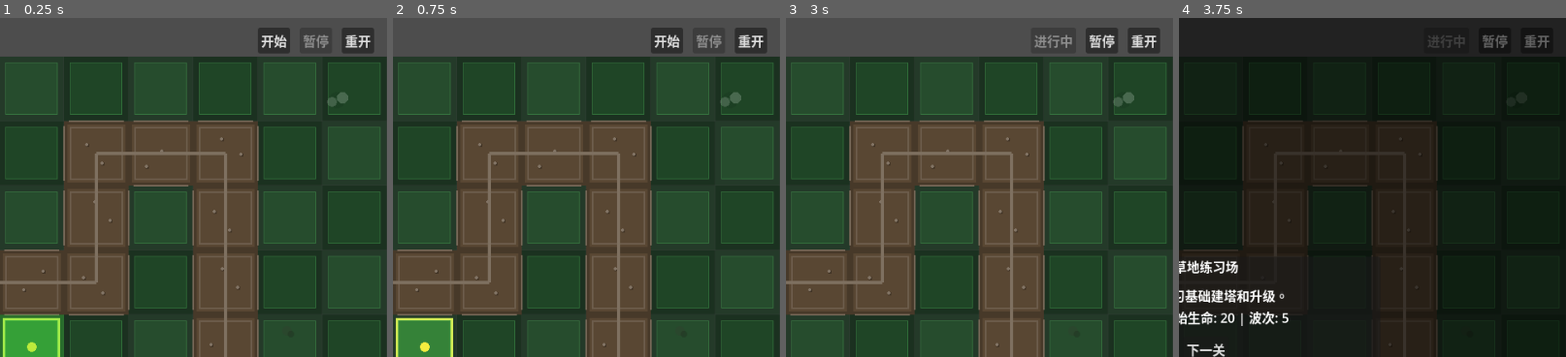
Above: before the commit, frames 1-4 (left to right).
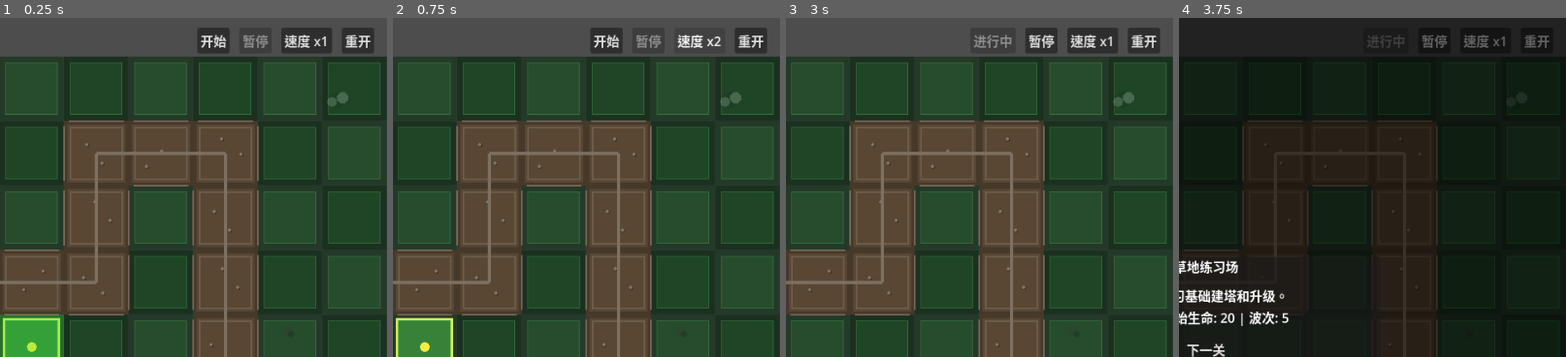
Above: after the commit, the same moments.

Repository: liang04/TowerDefense
Game: Godot game, scene res://scenes/main.tscn
Same seed, same stepped clock (60 frames per second), same inputs: the game is played once before the commit and once after it.
Inputs (mouse positions are % of the whole screen's width and height, from its top left):
- Up to frame 1 (0.25 s): no input
- Up to frame 2 (0.75 s): click (90, 3) at 0.5 s, where only the run after the commit has a clickable "速度 x1"
- Up to frame 3 (3 s): click (90, 3) at 1.25 s, where only the run after the commit has a clickable "速度 x2"; click (90, 3) at 2 s, where only the run after the commit has a clickable "速度 x3"; click "开始" at 2.75 s
- Up to frame 4 (3.75 s): click "关卡" at 3.5 s
The pictures show only the part of the screen within x 50-100%, y 0-50%; the shares and areas given below are measured in that part.

The runs differ from the first frame. In frame 1, 1.4% of the frame differs, in the area x 51-85%, y 2-11%; in frame 2, 1.3%; in frame 3, 0.9%; in frame 4, 0.5%.

Commit message:
feat: 新增游戏加速键（1x/2x/3x 快进）
通过 Engine.time_scale 统一加速移动、塔冷却、刷怪定时器与波次节奏。
F 键或顶部栏速度按钮在 1x→2x→3x 间循环，速度随关卡/重开保留。

Diff:
--- a/scenes/main.tscn
+++ b/scenes/main.tscn
@@ -86,6 +86,10 @@
 layout_mode = 2
 disabled = true
 text = "暂停"
+
+[node name="SpeedButton" type="Button" parent="HUD/MarginContainer/VBoxContainer/TopBar"]
+layout_mode = 2
+text = "速度 x1"
 
 [node name="RestartButton" type="Button" parent="HUD/MarginContainer/VBoxContainer/TopBar"]
 layout_mode = 2
--- a/scripts/game_manager.gd
+++ b/scripts/game_manager.gd
@@ -16,6 +16,7 @@
 signal tower_selection_changed(tower_type: String)
 signal sfx_requested(sfx_name: String)
 signal level_changed(level_index: int, level_name: String)
+signal game_speed_changed(speed: float)
 
 ## ---- 常量 ----
 const CELL_SIZE := 80       # 网格单元像素大小
@@ -28,6 +29,9 @@
 const LEVEL_RANGE_BONUS_PER_LEVEL := 14.0    # 每级射程加成（像素）
 const LEVEL_COOLDOWN_SCALE_PER_LEVEL := 0.12 # 每级冷却缩减比例
 const MIN_COOLDOWN := 0.18                    # 冷却时间下限（秒）
+
+## 可选的游戏速度倍率（快进），按顺序循环切换
+const GAME_SPEEDS: Array[float] = [1.0, 2.0, 3.0]
 
 const ENEMY_TYPE_NAMES := {
 	"grunt": "普通怪",
@@ -87,6 +91,7 @@
 var current_wave: int = 0
 var enemies_killed: int = 0
 var enemies_leaked: int = 0
+var game_speed_index: int = 0
 
 ## 网格占用表：key = Vector2i(列, 行), value = true 表示已占用
 var occupied_cells: Dictionary = {}
@@ -284,6 +289,20 @@
 func request_sfx(sfx_name: String) -> void:
 	sfx_requested.emit(sfx_name)
 
+## 当前游戏速度倍率
+func get_game_speed() -> float:
+	return GAME_SPEEDS[game_speed_index]
+
+## 循环切换游戏速度（1x → 2x → 3x → 1x），通过 Engine.time_scale 统一加速
+## 移动、冷却、刷怪定时器、波次倒计时与间隔
+func cycle_game_speed() -> void:
+	game_speed_index = (game_speed_index + 1) % GAME_SPEEDS.size()
+	_apply_time_scale()
+	game_speed_changed.emit(get_game_speed())
+
+func _apply_time_scale() -> void:
+	Engine.time_scale = get_game_speed()
+
 func reset_game() -> void:
 	_apply_level_settings()
 	is_game_over = false
--- a/scripts/hud.gd
+++ b/scripts/hud.gd
@@ -28,6 +28,7 @@
 @onready var level_select_button: Button = $MarginContainer/VBoxContainer/TopBar/LevelSelectButton
 @onready var start_wave_button: Button = $MarginContainer/VBoxContainer/TopBar/StartWaveButton
 @onready var pause_button: Button = $MarginContainer/VBoxContainer/TopBar/PauseButton
+@onready var speed_button: Button = $MarginContainer/VBoxContainer/TopBar/SpeedButton
 @onready var restart_button: Button = $MarginContainer/VBoxContainer/TopBar/RestartButton
 @onready var resume_button: Button = $Overlay/PausePanel/PauseBox/ResumeButton
 @onready var restart_pause_button: Button = $Overlay/PausePanel/PauseBox/RestartPauseButton
@@ -64,11 +65,13 @@
 	GameManager.game_won.connect(_on_game_won)
 	GameManager.tower_selection_changed.connect(_on_tower_selection_changed)
 	GameManager.level_changed.connect(_on_level_changed)
+	GameManager.game_speed_changed.connect(_on_game_speed_changed)
 
 	start_button.pressed.connect(_on_start_pressed)
 	level_select_button.pressed.connect(_on_level_select_pressed)
 	start_wave_button.pressed.connect(_on_start_pressed)
 	pause_button.pressed.connect(_on_pause_pressed)
+	speed_button.pressed.connect(_on_speed_pressed)
 	restart_button.pressed.connect(_on_restart_pressed)
 	resume_button.pressed.connect(_on_resume_pressed)
 	restart_pause_button.pressed.connect(_on_restart_pressed)
@@ -113,8 +116,9 @@
 	_update_enemy_legend()
 	_update_level_text()
 	_update_selected_tower_text()
+	_update_speed_button(GameManager.get_game_speed())
 	set_start_wave_available(true)
-	message_label.text = "点击按钮或 1/2/3 选塔，左键建造或选中塔，可点按钮升级/出售"
+	message_label.text = "点击按钮或 1/2/3 选塔，左键建造或选中塔，可点按钮升级/出售，F 键快进"
 
 func _on_gold_changed(new_gold: int) -> void:
 	gold_label.text = "金币: %d" % new_gold
@@ -318,6 +322,15 @@
 func _on_pause_pressed() -> void:
 	get_parent().call("_toggle_pause")
 
+func _on_speed_pressed() -> void:
+	GameManager.cycle_game_speed()
+
+func _on_game_speed_changed(speed: float) -> void:
+	_update_speed_button(speed)
+
+func _update_speed_button(speed: float) -> void:
+	speed_button.text = "速度 x%d" % int(speed)
+
 func _on_level_select_pressed() -> void:
 	_pending_level_index = GameManager.current_level_index
 	_update_level_select_text()
--- a/scripts/main.gd
+++ b/scripts/main.gd
@@ -113,6 +113,8 @@
 			_upgrade_selected_tower()
 		elif event.keycode == KEY_X:
 			_sell_selected_tower()
+		elif event.keycode == KEY_F:
+			GameManager.cycle_game_speed()
 		elif event.keycode == KEY_R:
 			_restart_game()
 
